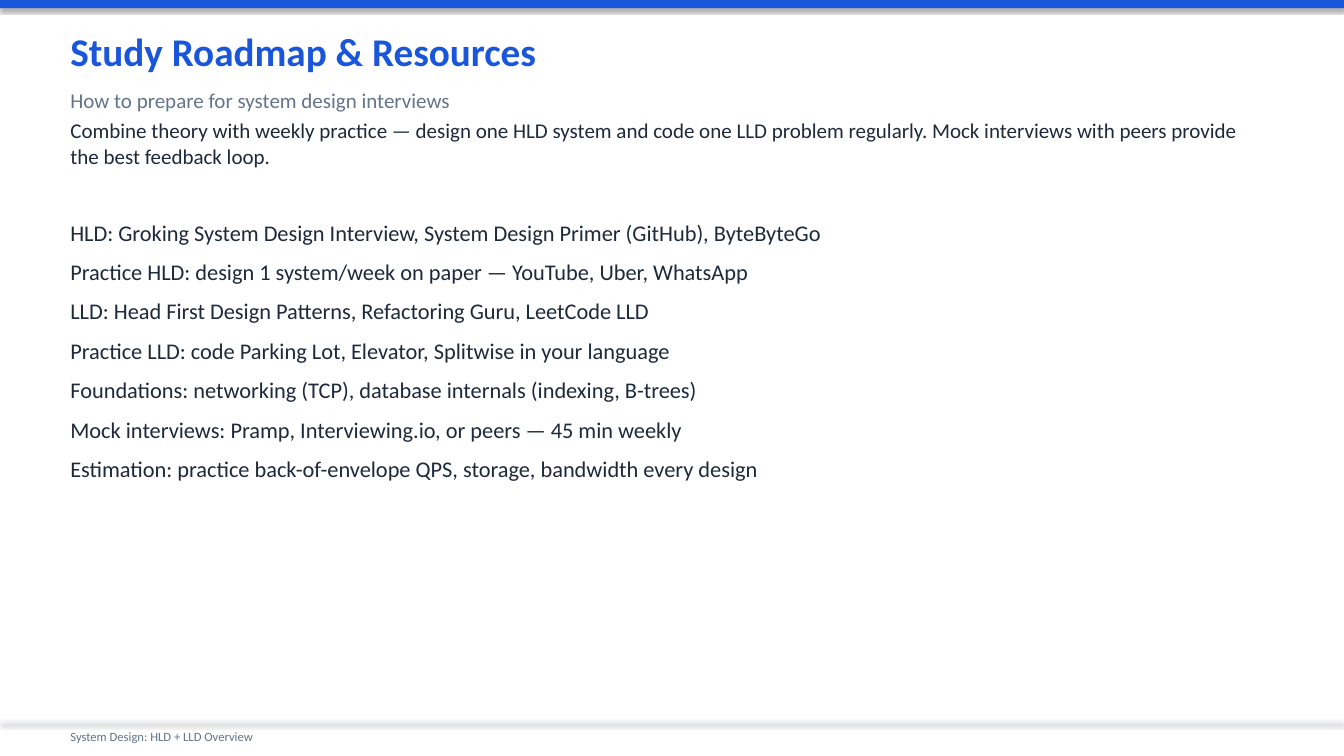
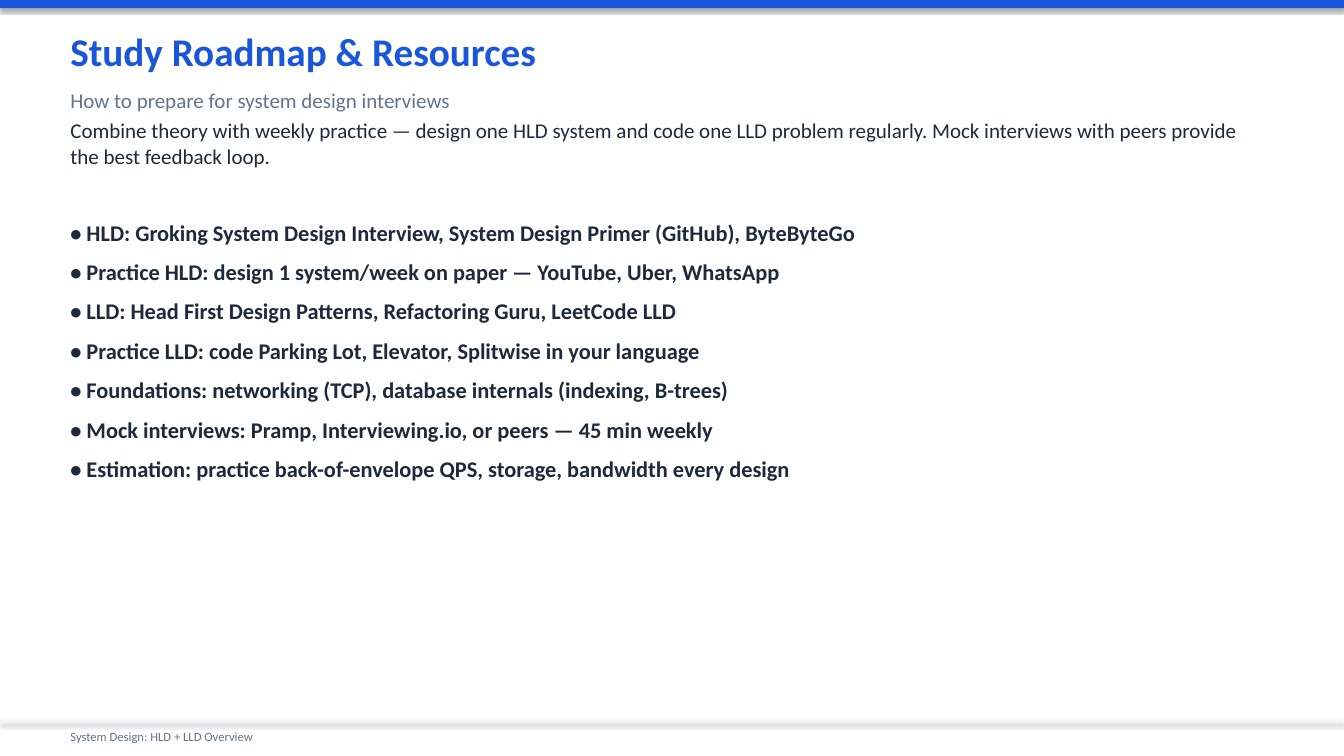
Before and after one commit to sniper1611/mainwebsite, a slide deck: slide 67 of System_Design_Presentation.pptx (slide 64 before the commit). Drawn at 1344x756 pixels with LibreOffice and Linux fonts; fonts in the diff are those of the drawing. Boxes give left, top, right and bottom in pixels: in the first picture for what was removed or moved away, otherwise in the second. Text is boxed around its words. In the diff, an @@ line names an element or a change of style, - is before the commit and + after.

```diff
--- a/System_Design_Presentation.pptx
+++ b/System_Design_Presentation.pptx
@@ text at <box>86,224,855,481</box>: text changed; bold on @@
-HLD: Groking System Design Interview, System Design Primer (GitHub), ByteByteGo
-Practice HLD: design 1 system/week on paper — YouTube, Uber, WhatsApp
-LLD: Head First Design Patterns, Refactoring Guru, LeetCode LLD
-Practice LLD: code Parking Lot, Elevator, Splitwise in your language
-Foundations: networking (TCP), database internals (indexing, B-trees)
-Mock interviews: Pramp, Interviewing.io, or peers — 45 min weekly
-Estimation: practice back-of-envelope QPS, storage, bandwidth every design
+• HLD: Groking System Design Interview, System Design Primer (GitHub), ByteByteGo
+• Practice HLD: design 1 system/week on paper — YouTube, Uber, WhatsApp
+• LLD: Head First Design Patterns, Refactoring Guru, LeetCode LLD
+• Practice LLD: code Parking Lot, Elevator, Splitwise in your language
+• Foundations: networking (TCP), database internals (indexing, B-trees)
+• Mock interviews: Pramp, Interviewing.io, or peers — 45 min weekly
+• Estimation: practice back-of-envelope QPS, storage, bandwidth every design
```
Also in this commit, not shown: 53 other slides changed, 5 slides added, 2 slides removed.
